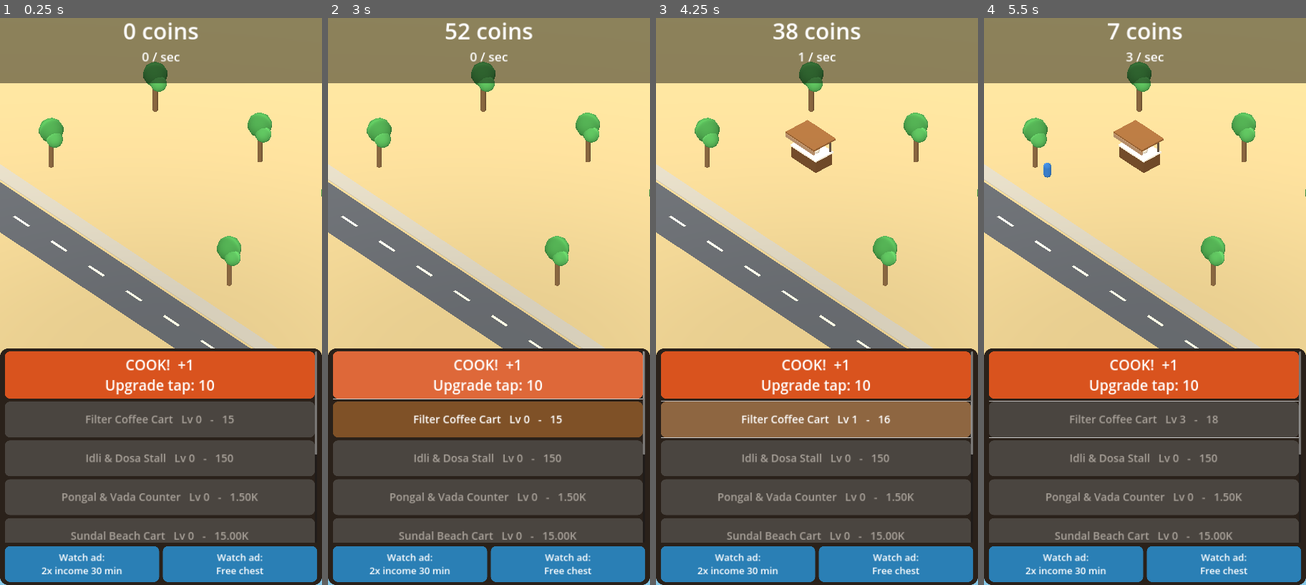
Above: before the commit, frames 1-4 (left to right).
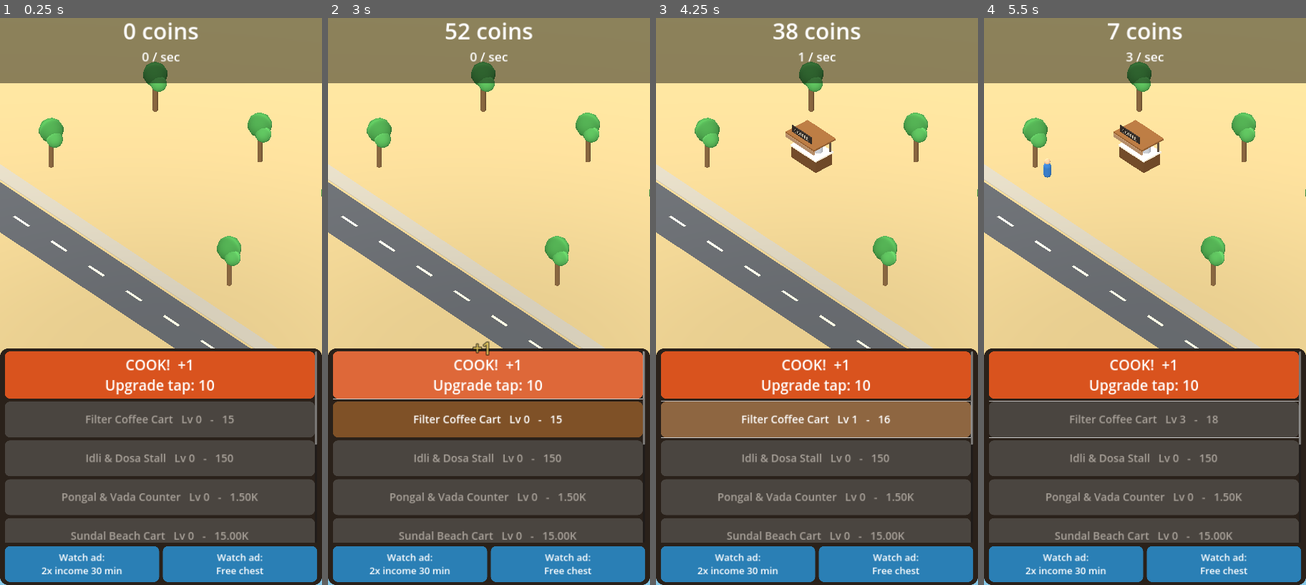
Above: after the commit, the same moments.

Repository: lokeshwaran98/chennai-tiffin-tycoon
Game: Godot game, scene res://scenes/main.tscn
The game is run twice, just before and just after one commit, with the same random seed, the same clock (stepped at 60 frames per second) and the same inputs.
Inputs:
- Up to frame 1 (0.25 s): no input
- Up to frame 2 (3 s): click "COOK! +1 Upgrade tap: 10" at 0.5 s; click "Watch ad: 2x income 30 min" at 1.25 s; click "Watch ad: Free chest" at 2 s; click "COOK! +1 Upgrade tap: 10" at 2.75 s
- Up to frame 3 (4.25 s): click "Filter Coffee Cart Lv 0 - 15" at 3.5 s
- Up to frame 4 (5.5 s): click "Filter Coffee Cart Lv 1 - 16" at 4.25 s; click "Filter Coffee Cart Lv 2 - 17" at 5 s

The runs differ from the first frame. In frame 1, less than 0.1% of the frame differs, in the area x 97-99%, y 75-77%; in frame 2, less than 0.1%; in frame 3, 0.1%; in frame 4, 0.1%, in the area x 18-99%, y 18-77%.

Commit message:
Add procedural sound, food-specific stall details, name signs, customer heads and coin popups
Co-Authored-By: Claude Sonnet 5.5 <noreply@anthropic.com>
Claude-Session: https://claude.ai/code/session_0174D7wnrpJHwUZrFrTTbbgq

Diff:
--- a/project.godot
+++ b/project.godot
@@ -9,6 +9,7 @@
 
 [autoload]
 
+Sfx="*res://scripts/sfx.gd"
 GameState="*res://scripts/game_state.gd"
 AdService="*res://scripts/ad_service.gd"
 
--- a/scripts/game_state.gd
+++ b/scripts/game_state.gd
@@ -33,9 +33,11 @@
 var last_seen: int = 0
 var last_daily: int = 0
 var offline_gain: float = 0.0
+var sound_on: bool = true
 
 func _ready() -> void:
 	load_game()
+	Sfx.set_enabled(sound_on)
 	if OS.get_cmdline_user_args().has("--smoke") or OS.get_cmdline_user_args().has("--shot"):
 		# CI-only seed so customers, milestones, offline popup and prestige run.
 		coins = 5.0e7
@@ -95,6 +97,7 @@
 		return false
 	coins -= c
 	levels[i] += 1
+	Sfx.play("buy")
 	changed.emit()
 	return true
 
@@ -104,6 +107,7 @@
 		return false
 	coins -= c
 	tap_level += 1
+	Sfx.play("buy")
 	changed.emit()
 	return true
 
@@ -123,6 +127,7 @@
 	if g <= 0:
 		return
 	prestige_points += g
+	Sfx.play("reward")
 	coins = 15.0
 	run_earned = 0.0
 	tap_level = 1
@@ -161,7 +166,14 @@
 	offline_gain = 0.0
 	changed.emit()
 
+func set_sound(on: bool) -> void:
+	sound_on = on
+	Sfx.set_enabled(on)
+	changed.emit()
+	save_game()
+
 func _on_reward(kind: String) -> void:
+	Sfx.play("reward")
 	match kind:
 		"boost":
 			boost_until = now() + BOOST_SECONDS
@@ -191,7 +203,7 @@
 			"coins": coins, "run_earned": run_earned, "levels": levels,
 			"tap_level": tap_level, "prestige_points": prestige_points,
 			"boost_until": boost_until, "last_seen": last_seen,
-			"last_daily": last_daily}))
+			"last_daily": last_daily, "sound_on": sound_on}))
 
 func load_game() -> void:
 	if not FileAccess.file_exists(SAVE_PATH):
@@ -209,6 +221,7 @@
 	boost_until = int(data.get("boost_until", 0))
 	last_seen = int(data.get("last_seen", 0))
 	last_daily = int(data.get("last_daily", 0))
+	sound_on = bool(data.get("sound_on", true))
 	var lv = data.get("levels", [])
 	for i in mini(lv.size(), levels.size()):
 		levels[i] = int(lv[i])
--- a/scripts/main.gd
+++ b/scripts/main.gd
@@ -11,6 +11,7 @@
 	Color("f7dc9a"), Color("e8b36a"), Color("d9c27a")]
 const CUSTOMER_COLORS := [
 	Color("2f6fb5"), Color("b53f6a"), Color("3f9e6a"), Color("8a5bb5"), Color("d08a2f")]
+const SIGN_TEXT := ["COFFEE", "IDLI DOSA", "PONGAL", "SUNDAL", "BIRIYANI", "KOTHU"]
 const MAX_CUSTOMERS := 12
 const WALK_SPEED := 4.0
 
@@ -36,6 +37,8 @@
 var prestige_button: Button
 var daily_button: Button
 var daily_ad_button: Button
+var popup_layer: CanvasLayer
+var sound_button: Button
 var modal_dim: ColorRect
 var modal_title: Label
 var modal_body: Label
@@ -194,10 +197,47 @@
 	_add_box(s, Vector3(3.0, 0.14, 2.1), Vector3(0, 2.25, 0.1), c)                # awning
 	_add_box(s, Vector3(3.0, 0.3, 0.1), Vector3(0, 2.0, 1.1), c.lightened(0.25))  # awning fringe
 	var acc: Color = ACCENT_COLORS[i]
-	_add_cyl(s, 0.38, 0.45, Vector3(-0.6, 1.35, 0), acc)                          # pot / tray
-	_add_sphere(s, 0.3, Vector3(0.55, 1.33, 0.1), acc.darkened(0.1))             # food heap
 	_add_box(s, Vector3(0.5, 0.5, 0.4), Vector3(0.9, 0.3, -0.3), Color("3a3a3a")) # stove
+	_make_topper(s, i)
+	# Name sign on top of the awning
+	_add_box(s, Vector3(2.1, 0.55, 0.08), Vector3(0, 2.8, 0.95), Color("2a211a"))
+	var lbl := Label3D.new()
+	lbl.text = SIGN_TEXT[i]
+	lbl.font_size = 56
+	lbl.pixel_size = 0.0075
+	lbl.position = Vector3(0, 2.8, 1.01)
+	lbl.modulate = acc
+	s.add_child(lbl)
 	return s
+
+func _make_topper(s: Node3D, i: int) -> void:
+	var y := 1.11
+	match i:
+		0: # filter coffee: tumblers + kettle
+			for k in 3:
+				_add_cyl(s, 0.13, 0.22, Vector3(-0.8 + k * 0.32, y + 0.11, 0.25), Color("c9ccd1"))
+			_add_cyl(s, 0.3, 0.6, Vector3(0.6, y + 0.3, -0.1), Color("b8bcc2"))
+		1: # idli stack + dosa tawa
+			for k in 3:
+				var sp := _add_sphere(s, 0.28, Vector3(-0.6, y + 0.12 + k * 0.14, 0.1), Color("fffaf0"))
+				sp.scale = Vector3(1.0, 0.45, 1.0)
+			_add_cyl(s, 0.5, 0.06, Vector3(0.55, y + 0.03, 0.05), Color("2b2b2b"))
+		2: # pongal pot + vadas
+			_add_cyl(s, 0.38, 0.45, Vector3(-0.6, y + 0.22, 0.0), Color("b5651d"))
+			for k in 3:
+				_add_sphere(s, 0.14, Vector3(0.3 + k * 0.3, y + 0.12, 0.2), Color("8b4a1f"))
+		3: # sundal baskets
+			_add_cyl(s, 0.42, 0.35, Vector3(-0.5, y + 0.17, 0.0), Color("a8793c"))
+			_add_sphere(s, 0.34, Vector3(-0.5, y + 0.4, 0.0), Color("e8c14a"))
+			_add_cyl(s, 0.25, 0.3, Vector3(0.6, y + 0.15, 0.1), Color("6fae4a"))
+		4: # biryani handi
+			_add_sphere(s, 0.5, Vector3(-0.4, y + 0.4, 0.0), Color("b8672d"))
+			_add_cyl(s, 0.2, 0.18, Vector3(-0.4, y + 0.95, 0.0), Color("8a4a1f"))
+			_add_cyl(s, 0.3, 0.12, Vector3(0.6, y + 0.06, 0.1), Color("f0d9a0"))
+		_: # kothu parotta: big tawa + heap + spatula
+			_add_cyl(s, 0.7, 0.06, Vector3(-0.3, y + 0.03, 0.05), Color("2b2b2b"))
+			_add_sphere(s, 0.28, Vector3(-0.3, y + 0.2, 0.05), Color("d9a24a"))
+			_add_box(s, Vector3(0.1, 0.1, 0.8), Vector3(0.7, y + 0.2, 0.0), Color("9aa0a6"))
 
 # --------------------------------------------------------------- customers
 func _build_customers() -> void:
@@ -212,6 +252,7 @@
 		mi.mesh = cap
 		mi.material_override = _mat(CUSTOMER_COLORS[i % CUSTOMER_COLORS.size()])
 		mi.visible = false
+		_add_sphere(mi, 0.22, Vector3(0, 0.75, 0), Color("e0b48a"))
 		add_child(mi)
 		c.node = mi
 		customers.append(c)
@@ -289,6 +330,9 @@
 func _build_ui() -> void:
 	var layer := CanvasLayer.new()
 	add_child(layer)
+	popup_layer = CanvasLayer.new()
+	popup_layer.layer = 5
+	add_child(popup_layer)
 
 	# Top HUD with a translucent backing so numbers stay readable.
 	var hud := PanelContainer.new()
@@ -342,6 +386,9 @@
 	daily_button.pressed.connect(func(): GameState.claim_daily(1.0))
 	daily_ad_button = _make_button(list, "", 34, Color("2a7fb5"))
 	daily_ad_button.pressed.connect(func(): AdService.show_rewarded("daily3"))
+
+	sound_button = _make_button(list, "", 32, Color("6a6058"))
+	sound_button.pressed.connect(func(): GameState.set_sound(not GameState.sound_on))
 
 	var ads := HBoxContainer.new()
 	ads.add_theme_constant_override("separation", 12)
@@ -418,7 +465,26 @@
 func _on_tap() -> void:
 	GameState.tap()
 	_bounce = 1.0
+	Sfx.play("tap")
 	Input.vibrate_handheld(15)
+	_float_text("+" + GameState.format_num(GameState.tap_value()),
+		get_viewport().get_mouse_position() + Vector2(-50.0, -90.0))
+
+func _float_text(text: String, from: Vector2) -> void:
+	var l := Label.new()
+	l.text = text
+	l.add_theme_font_size_override("font_size", 56)
+	l.add_theme_color_override("font_color", Color("ffe066"))
+	l.add_theme_color_override("font_outline_color", Color.BLACK)
+	l.add_theme_constant_override("outline_size", 10)
+	l.position = from
+	l.mouse_filter = Control.MOUSE_FILTER_IGNORE
+	popup_layer.add_child(l)
+	var tw := create_tween()
+	tw.set_parallel(true)
+	tw.tween_property(l, "position:y", from.y - 150.0, 0.7)
+	tw.tween_property(l, "modulate:a", 0.0, 0.7)
+	tw.chain().tween_callback(l.queue_free)
 
 func _show_offline_popup() -> void:
 	_show_modal("Welcome back!",
@@ -449,6 +515,7 @@
 		stall_buttons[i].disabled = GameState.coins < cost
 		stall_nodes[i].visible = GameState.levels[i] > 0
 
+	sound_button.text = "Sound: %s" % ("On" if GameState.sound_on else "Off")
 	var gain := GameState.prestige_gain()
 	prestige_button.visible = gain > 0
 	prestige_button.text = "Open new branch: +%d bonus (%.0f%% income each)" % [gain, GameState.PRESTIGE_BONUS_EACH * 100.0]
--- /dev/null
+++ b/scripts/sfx.gd
@@ -0,0 +1,71 @@
+extends Node
+## Procedural sound: effects and a gentle looping tune are synthesized at
+## startup, so there are no audio files to license or download.
+
+const RATE := 22050
+const MUSIC_RATE := 11025
+
+var enabled: bool = true
+var _streams: Dictionary = {}
+var _players: Array = []
+var _music: AudioStreamPlayer
+
+func _ready() -> void:
+	_streams["tap"] = _make([[740.0, 0.06]], 0.5, RATE, 7.0, false)
+	_streams["buy"] = _make([[523.0, 0.07], [784.0, 0.12]], 0.5, RATE, 6.0, false)
+	_streams["reward"] = _make([[523.0, 0.08], [659.0, 0.08], [784.0, 0.08], [1047.0, 0.22]], 0.5, RATE, 5.0, false)
+	for i in 6:
+		var p := AudioStreamPlayer.new()
+		add_child(p)
+		_players.append(p)
+	_music = AudioStreamPlayer.new()
+	_music.stream = _make([
+		[261.6, 0.5], [329.6, 0.5], [392.0, 0.5], [440.0, 0.5],
+		[392.0, 0.5], [329.6, 0.5], [293.7, 0.5], [329.6, 0.5]], 0.3, MUSIC_RATE, 2.5, true)
+	_music.volume_db = -12.0
+	add_child(_music)
+	_apply()
+
+func set_enabled(on: bool) -> void:
+	enabled = on
+	_apply()
+
+func _apply() -> void:
+	if enabled:
+		if not _music.playing:
+			_music.play()
+	else:
+		_music.stop()
+
+func play(sfx_name: String) -> void:
+	if not enabled or not _streams.has(sfx_name):
+		return
+	for p in _players:
+		if not p.playing:
+			p.stream = _streams[sfx_name]
+			p.play()
+			return
+
+func _make(notes: Array, vol: float, rate: int, decay: float, loop: bool) -> AudioStreamWAV:
+	var data := PackedByteArray()
+	for n in notes:
+		var f: float = n[0]
+		var d: float = n[1]
+		var count := int(rate * d)
+		var start := data.size()
+		data.resize(start + count * 2)
+		for i in count:
+			var t := float(i) / rate
+			var env := exp(-decay * t / d) * minf(1.0, float(i) / 40.0)
+			var v := sin(TAU * f * t) * 0.7 + sin(TAU * f * 2.0 * t) * 0.2
+			data.encode_s16(start + i * 2, int(clampf(v * env * vol, -1.0, 1.0) * 32767.0))
+	var w := AudioStreamWAV.new()
+	w.format = AudioStreamWAV.FORMAT_16_BITS
+	w.mix_rate = rate
+	w.stereo = false
+	w.data = data
+	if loop:
+		w.loop_mode = AudioStreamWAV.LOOP_FORWARD
+		w.loop_begin = 0
+		w.loop_end = data.size() / 2
+	return w
